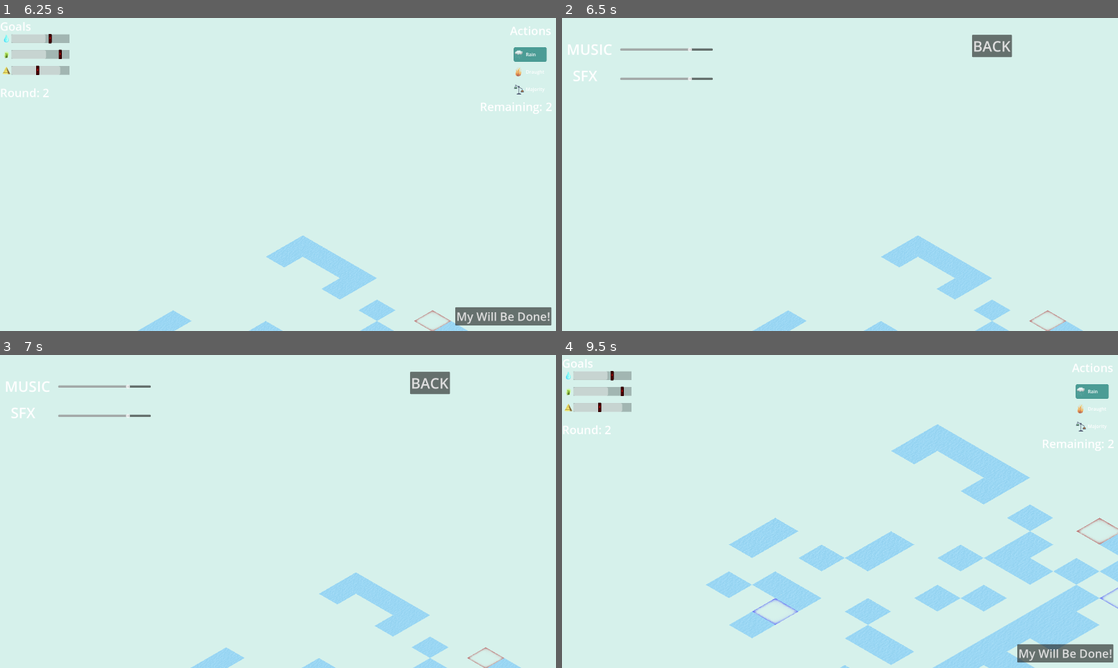
Above: before the commit, frames 1-4 (two rows, left to right).
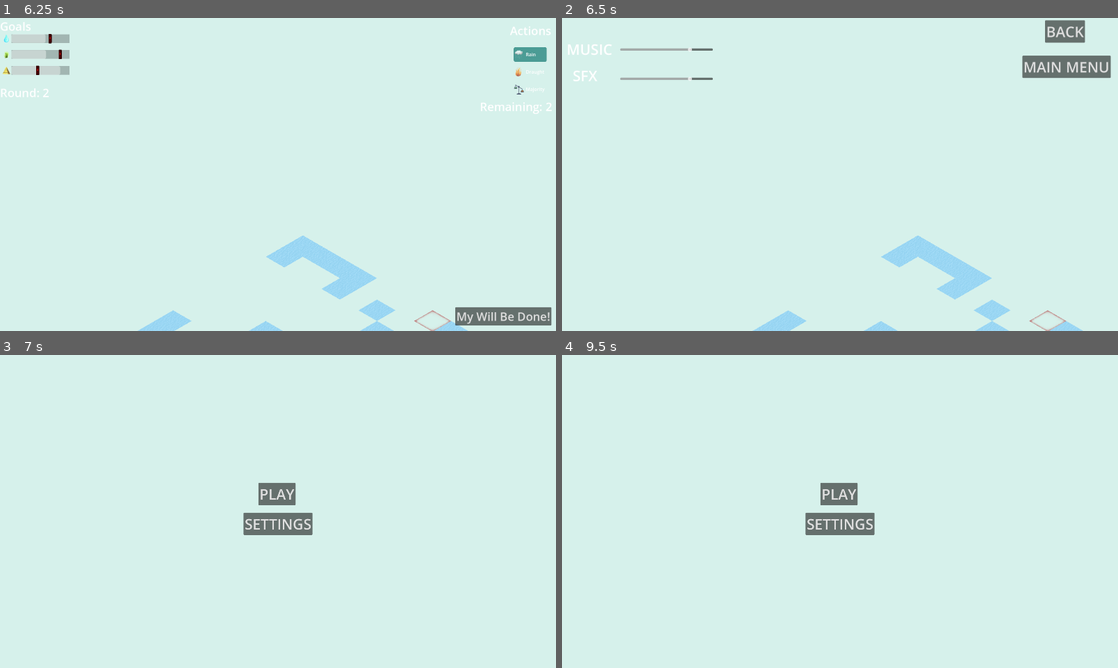
Above: after the commit, the same moments.

Repository: matouseek/game_jam_24
Game: Godot game, scene res://scenes/menu.tscn
The game is run twice, just before and just after one commit, with the same random seed, the same clock (stepped at 60 frames per second) and the same inputs. The engine's default icon, where the game draws it, is replaced by a stand-in: a white triangle on a blue panel in a dark square.
Inputs (mouse positions are in pixels of both pictures, inside the frame that each line leads up to):
- Up to frame 1 (6.25 s): click "PLAY" at 0.5 s; click "My Will Be Done!" at 1.25 s; click "My Will Be Done!" at 2 s; tap Enter (ui_accept) at 2.75, 3.02, 3.77, 5.27, 6.02 s; move the mouse to (400, 158) at 2.77 s; press the mouse at (400, 158) at 2.78 s; hold D (right) 2.78-3.53 s; move the mouse to (166, 190) at 3.52 s; release the mouse at (166, 190) at 3.53 s; hold S (down) 3.53-4.28 s; tap U (undo) at 3.6 s; move the mouse to (333, 105) at 4.27 s; hold D (right) 4.28-5.03 s; hold Mouse wheel up (zoom_in) 4.28-5.03 s; move the mouse to (250, 237) at 5.02 s; hold W (up) 5.03-5.78 s; tap Mouse wheel down (zoom_out) at 5.1 s; move the mouse to (444, 221) at 5.77 s; press the mouse at (444, 221) at 5.78 s; hold A (left) from 5.78 s (still down)
- Up to frame 2 (6.5 s): keep holding A (left); tap Escape (settings) at 6.4 s
- Up to frame 3 (7 s): release A (left) at 6.5 s; release the mouse at (444, 558) at 6.5 s; click (505, 405) at 6.5 s, where only the run after the commit has a clickable "MAIN MENU"
- Up to frame 4 (9.5 s): tap Enter (ui_accept) at 7.25, 7.52, 8.75 s; move the mouse to (673, 464) at 7.27 s; hold A (left) 7.28-8 s; tap U (undo) at 7.35 s; click (990, 383) at 8 s, where only the run before the commit has a clickable "BACK"; move the mouse to (867, 511) at 8.77 s; hold S (down) from 8.78 s (still down); hold Mouse wheel up (zoom_in) from 8.78 s (still down)

Frame 1 is identical in both runs. In frame 2, 2.0% of the frame differs, in the area x 73-99%, y 0-20%; in frame 3, 4.4%; in frame 4, 16%, in the area x 0-100%, y 1-100%.
Error in both runs: Invalid access to property or key 'texture' on a base object of type 'null instance'. (res://scripts/environment.gd:163)

Commit message:
Main menu button added

Diff:
--- a/scenes/audio_settings.tscn
+++ b/scenes/audio_settings.tscn
@@ -74,18 +74,25 @@
 
 [node name="Back" type="Button" parent="."]
 anchors_preset = -1
-anchor_left = 0.586979
-anchor_top = 0.15
-anchor_right = 0.591146
-anchor_bottom = 0.157407
-offset_left = 289.0
-offset_top = -104.0
-offset_right = 419.0
-offset_bottom = -35.0
+anchor_left = 0.86875
+anchor_top = 0.00740741
+anchor_right = 0.940625
+anchor_bottom = 0.0787037
 theme_override_font_sizes/font_size = 50
 text = "BACK"
+metadata/_edit_use_anchors_ = true
+
+[node name="MainMenu" type="Button" parent="."]
+anchors_preset = -1
+anchor_left = 0.828125
+anchor_top = 0.12037
+anchor_right = 0.986979
+anchor_bottom = 0.191667
+theme_override_font_sizes/font_size = 50
+text = "MAIN MENU"
 metadata/_edit_use_anchors_ = true
 
 [connection signal="value_changed" from="SFX" to="." method="_on_sfx_value_changed"]
 [connection signal="value_changed" from="Music" to="." method="_on_music_value_changed"]
 [connection signal="pressed" from="Back" to="." method="_on_back_pressed"]
+[connection signal="pressed" from="MainMenu" to="." method="_on_main_menu_pressed"]
--- a/scripts/audio_settings.gd
+++ b/scripts/audio_settings.gd
@@ -36,3 +36,9 @@
 		visible = !visible
 		HUD.visible = !HUD.visible
 		get_tree().paused = !get_tree().paused
+
+
+
+func _on_main_menu_pressed() -> void:
+	get_tree().change_scene_to_file("res://scenes/menu.tscn")
+	visible = false
Not shown: 1 places in scenes/hud.tscn that only renumber resources
